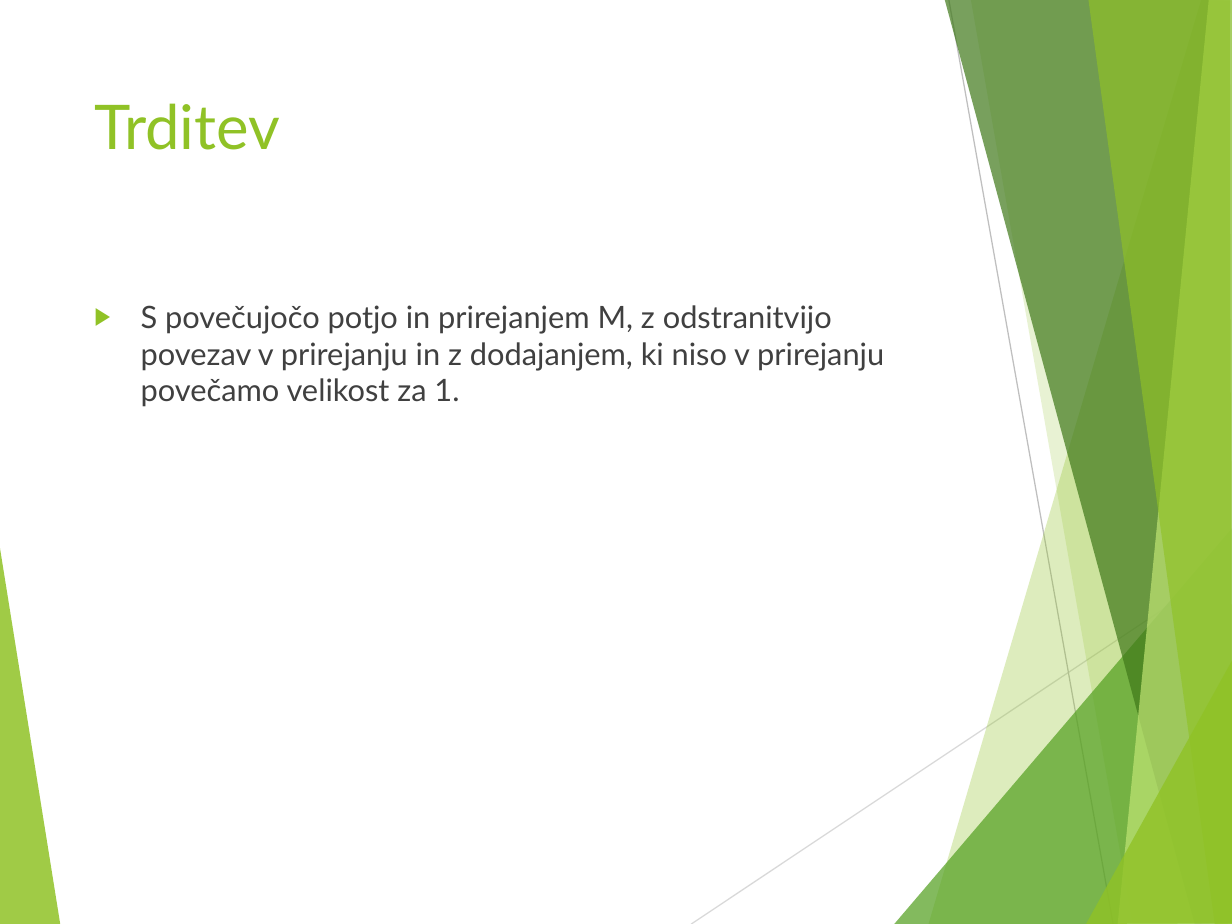
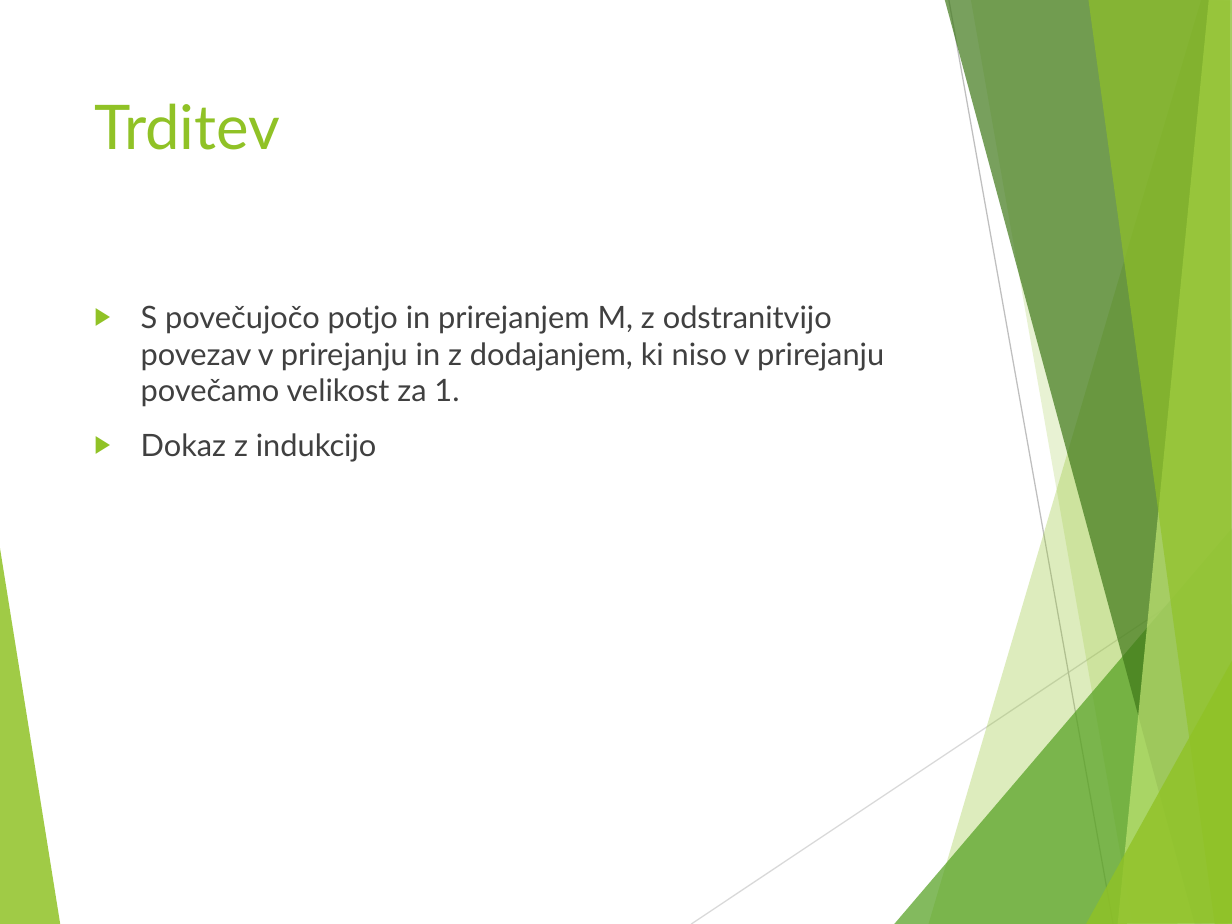
Before and after one commit to ZigaMr/BlossomAlgoritem, a slide deck: slide 11 of Blossomov algoritem.pptx. Drawn at 1232x924 pixels with LibreOffice and Linux fonts; fonts in the diff are those of the drawing. Boxes give left, top, right and bottom in pixels: in the first picture for what was removed or moved away, otherwise in the second. Text is boxed around its words. In the diff, an @@ line names an element or a change of style, - is before the commit and + after.

```diff
--- a/Blossomov algoritem.pptx
+++ b/Blossomov algoritem.pptx
@@ text at [141,433,377,462]: paragraph added @@
+▶ Dokaz z indukcijo
```
Also in this commit, not shown: 4 other slides changed, 3 slides added.
